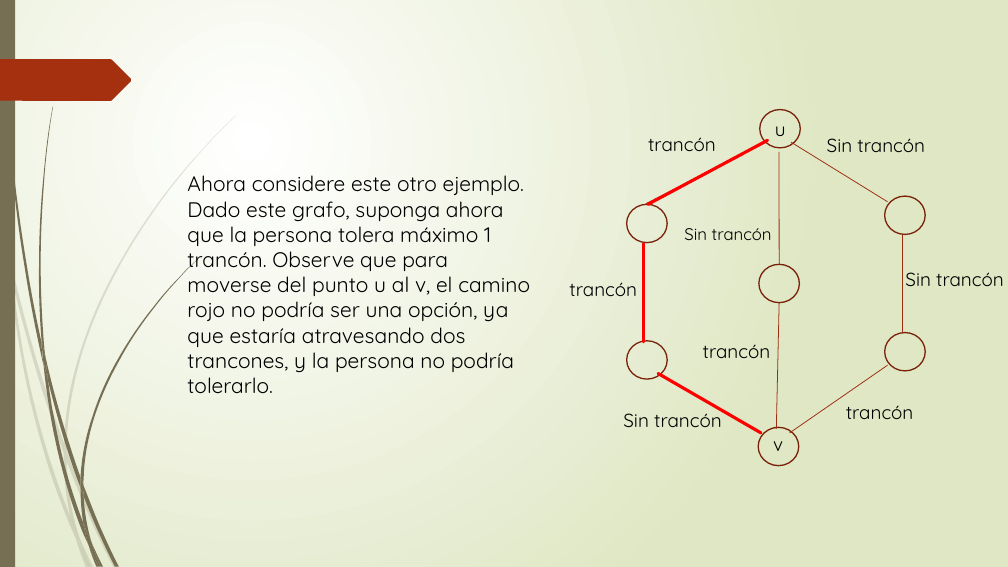
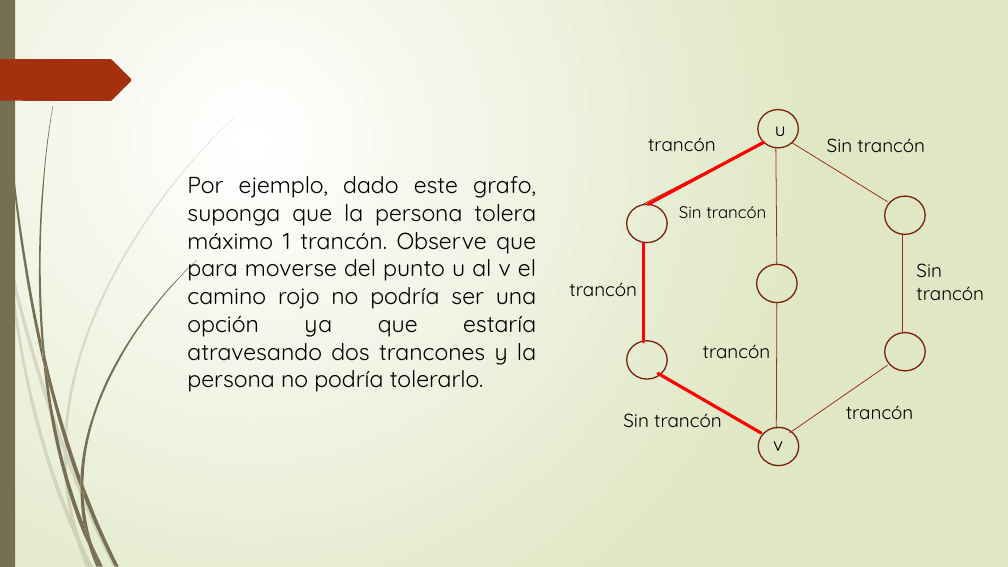
Before and after one commit to juanksRuiz/Proyecto-LCC, a slide deck: slide 3 of Problema de caminos con trancones.pptx (slide 4 before the commit). Drawn at 1008x567 pixels with LibreOffice and Linux fonts; fonts in the diff are those of the drawing. Boxes give left, top, right and bottom in pixels: in the first picture for what was removed or moved away, otherwise in the second. Text is boxed around its words. In the diff, an @@ line names an element or a change of style, - is before the commit and + after.

```diff
--- a/Problema de caminos con trancones.pptx
+++ b/Problema de caminos con trancones.pptx
@@ line moved from (768, 141) - (648, 204) to (764, 142) - (648, 204) @@
@@ line moved from (780, 152) - (780, 265) to (776, 148) - (777, 265) @@
@@ text at (187, 176, 536, 392): text changed; size 20 to 22 pt @@
-Ahora considere este otro ejemplo. Dado este grafo, suponga ahora que la persona tolera máximo 1 trancón. Observe que para moverse del punto u al v, el camino rojo no podría ser una opción, ya que estaría atravesando dos trancones, y la persona no podría tolerarlo.
+Por ejemplo, dado este grafo, suponga que la persona tolera máximo 1 trancón. Observe que para moverse del punto u al v el camino rojo no podría ser una opción ya que estaría atravesando dos trancones y la persona no podría tolerarlo.
@@ text "Sin trancón": place and size @@
-text "Sin trancón" at (684, 228, 772, 240)
+text "Sin trancón" at (679, 206, 766, 218)
@@ text "Sin trancón" rewrapped from (905, 272, 1004, 286) to (916, 263, 984, 300) @@
```
Also in this commit, not shown: 2 other slides changed, 1 slide removed.
